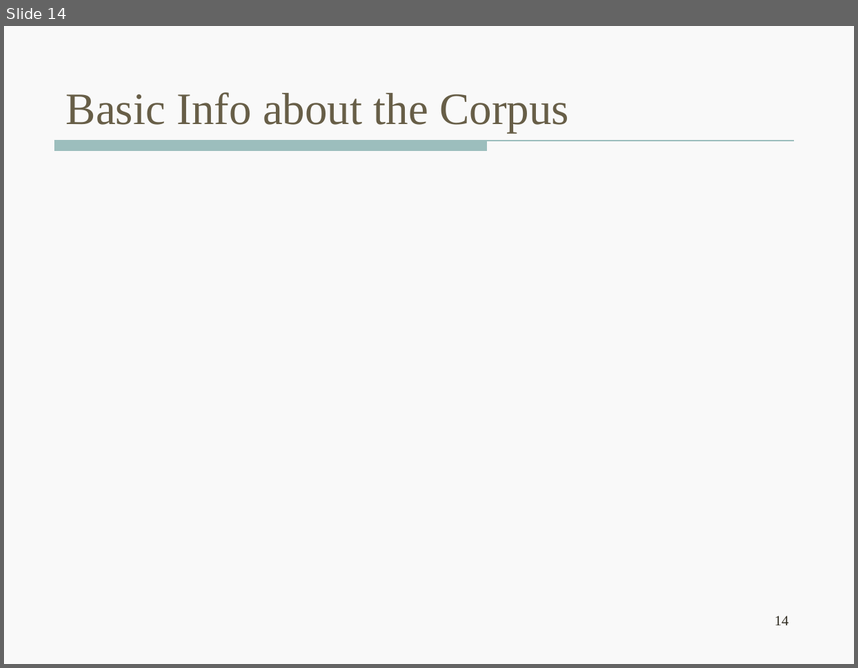
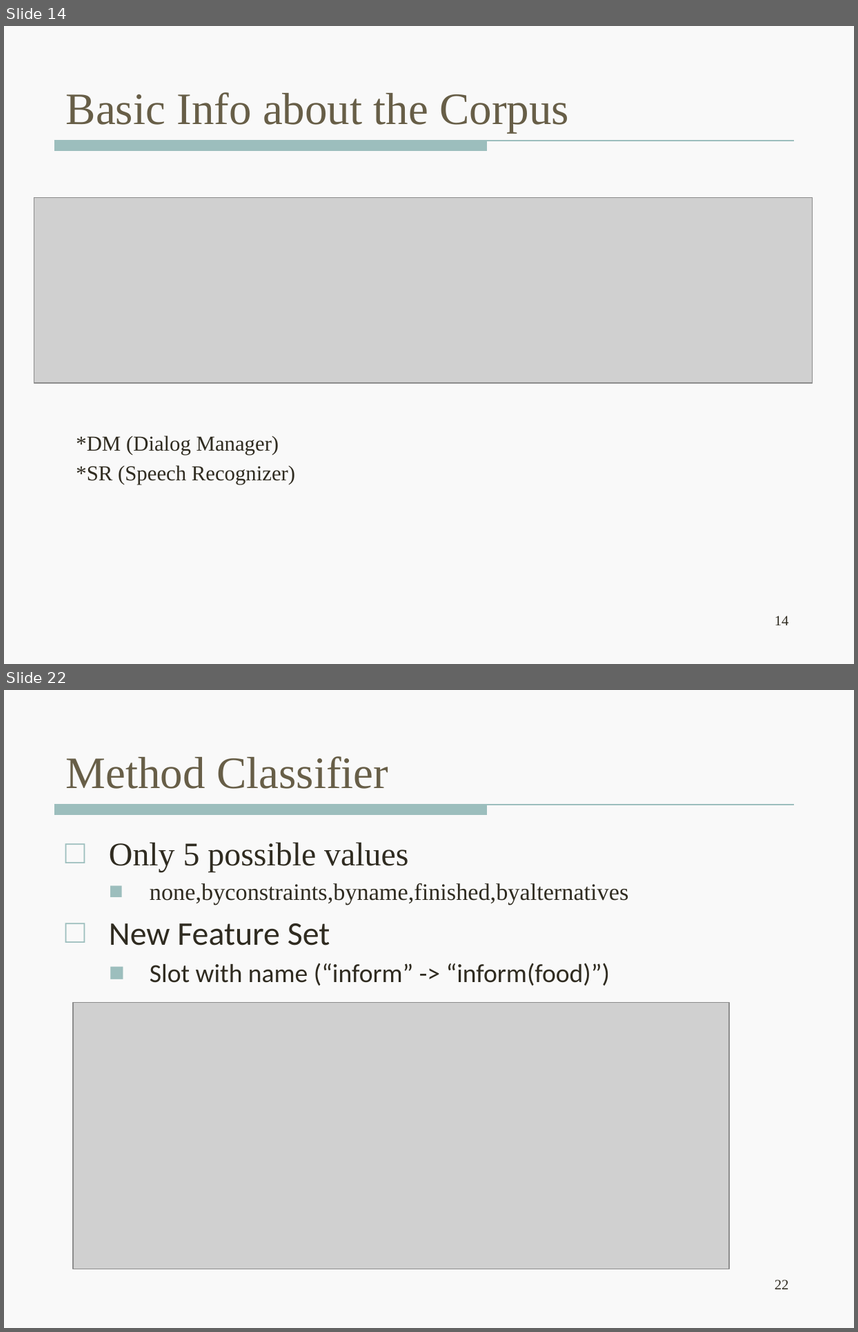
Before and after one commit to wencanluo/NLPFall2013, a slide deck: doc/12.06.2013 Meeting/DSTC2-12-16-2013.pptx. Shown one above the other, each under a label of ours: slide 14 before the commit, slides 14 and 22 after it; the slides between them are not shown. The pictures are 858x668 and 858x1332 pixels, drawn with LibreOffice and Linux fonts; fonts in the diff are those of the drawing; grey boxes stand for pictures. Boxes give left, top, right and bottom in pixels: in the first picture for what was removed or moved away, otherwise in the second. Text is boxed around its words. In the diff, an @@ line names an element or a change of style, - is before the commit and + after.

```diff
--- a/doc/12.06.2013 Meeting/DSTC2-12-16-2013.pptx
+++ b/doc/12.06.2013 Meeting/DSTC2-12-16-2013.pptx
@@ slide 22 added at (4, 690, 854, 1328), background #F9F9F9; not listed: 1 template element that a slide beside it also shows @@
@@ title added at (66, 756, 388, 789), 38 pt, text #675E47 @@
+Method Classifier
@@ text added at (109, 842, 628, 985), 20 pt, text #2F2B20 @@
+□ Only 5 possible values
+  ■ none,byconstraints,byname,finished,byalternatives
+□ New Feature Set
+  ■ Slot with name (“inform” -> “inform(food)”)
@@ picture added at (73, 1002, 729, 1269) @@
@@ page number added at (775, 1279, 789, 1289), 12 pt, text #2F2B20 @@
+22
@@ slide 14 changed as well @@
@@ picture added at (34, 198, 813, 383) @@
@@ text added at (76, 435, 295, 484), 18 pt, text #2F2B20 @@
+*DM (Dialog Manager)
+*SR (Speech Recognizer)
```
Also in this commit, not shown: 11 other slides changed, 10 other slides added, 4 slides removed, 8 other files.
